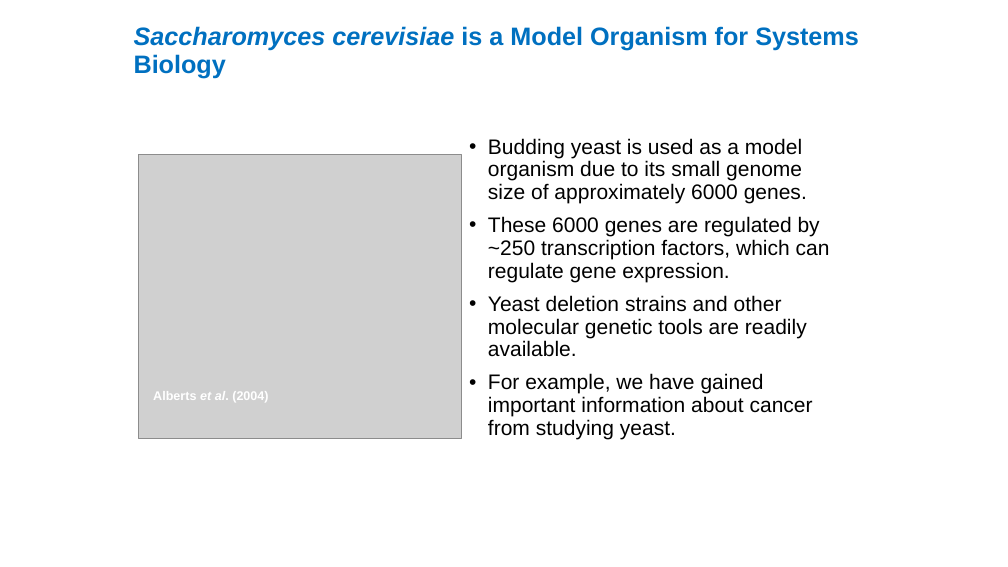
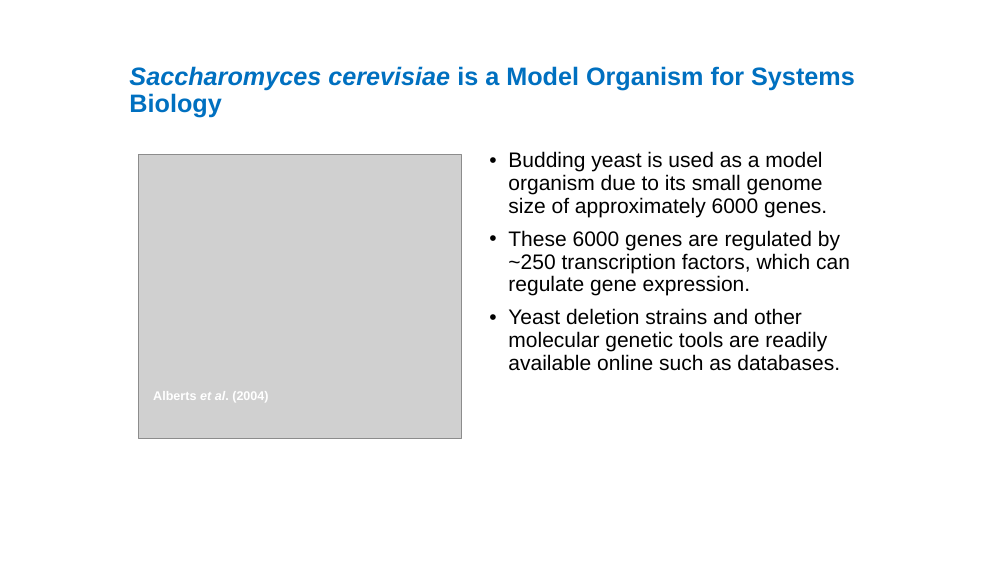
Before and after one commit to kdahlquist/GRNmap, a slide deck: slide 3 of documents/presentations/LMUURS17_NEW.pptx. Drawn at 1008x567 pixels with LibreOffice and Linux fonts; fonts in the diff are those of the drawing; grey boxes stand for pictures. Boxes give left, top, right and bottom in pixels: in the first picture for what was removed or moved away, otherwise in the second. Text is boxed around its words. In the diff, an @@ line names an element or a change of style, - is before the commit and + after.

```diff
--- a/documents/presentations/LMUURS17_NEW.pptx
+++ b/documents/presentations/LMUURS17_NEW.pptx
@@ title "Saccharomyces cerevisiae is a Model ...": place and size @@
-title "Saccharomyces cerevisiae is a Model ..." at [134,26,859,78]
+title "Saccharomyces cerevisiae is a Model ..." at [129,66,855,118]
@@ text "Budding yeast is used as ...": place and size @@
-text "Budding yeast is used as ..." at [488,138,830,439]
+text "Budding yeast is used as ..." at [508,151,850,371]
@@ text at [508,308,840,371]: text changed @@
-• Yeast deletion strains and other molecular genetic tools are readily available.
-• For example, we have gained important information about cancer from studying yeast.
+• Yeast deletion strains and other molecular genetic tools are readily available online such as databases.
```
Also in this commit, not shown: 4 other slides changed.
